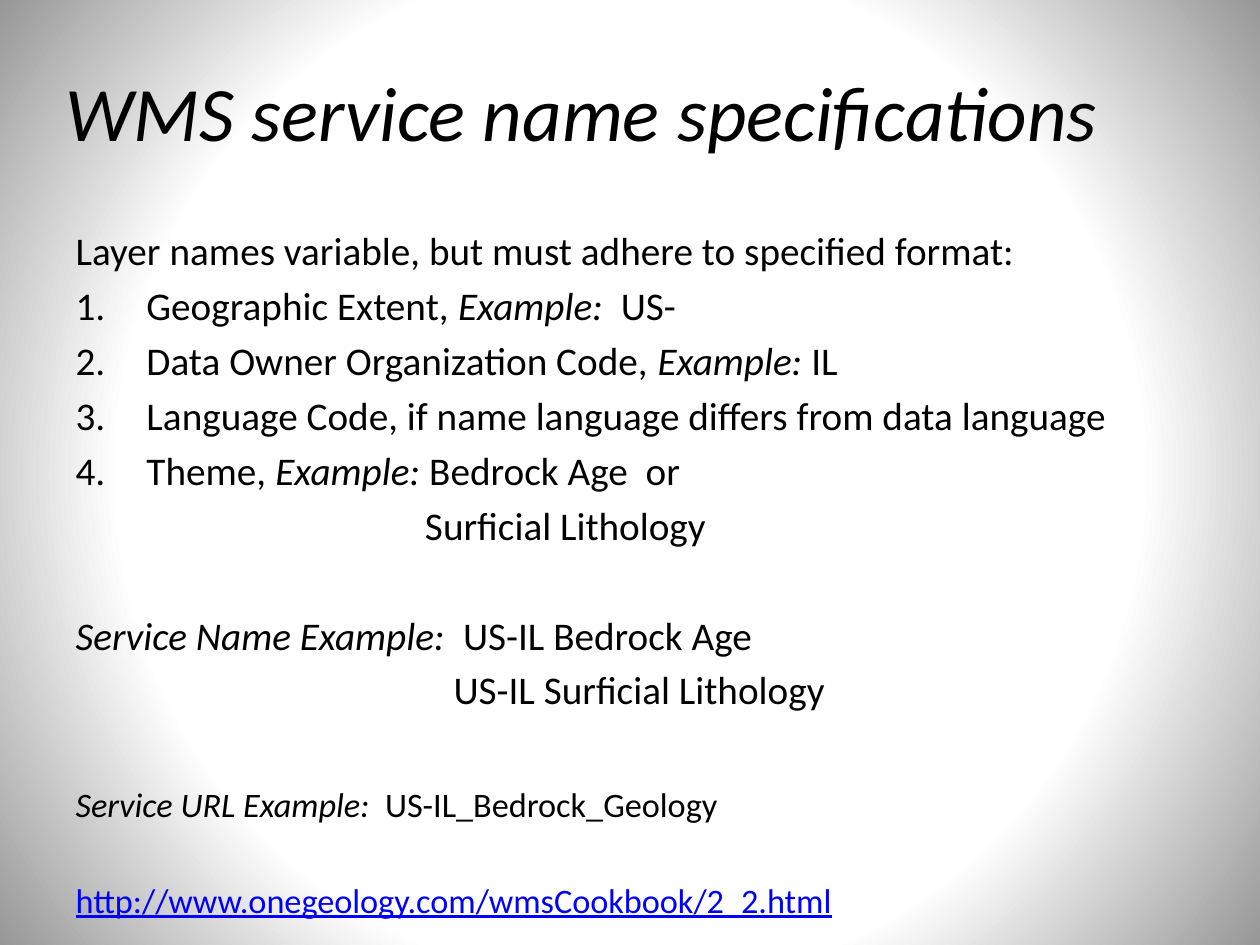
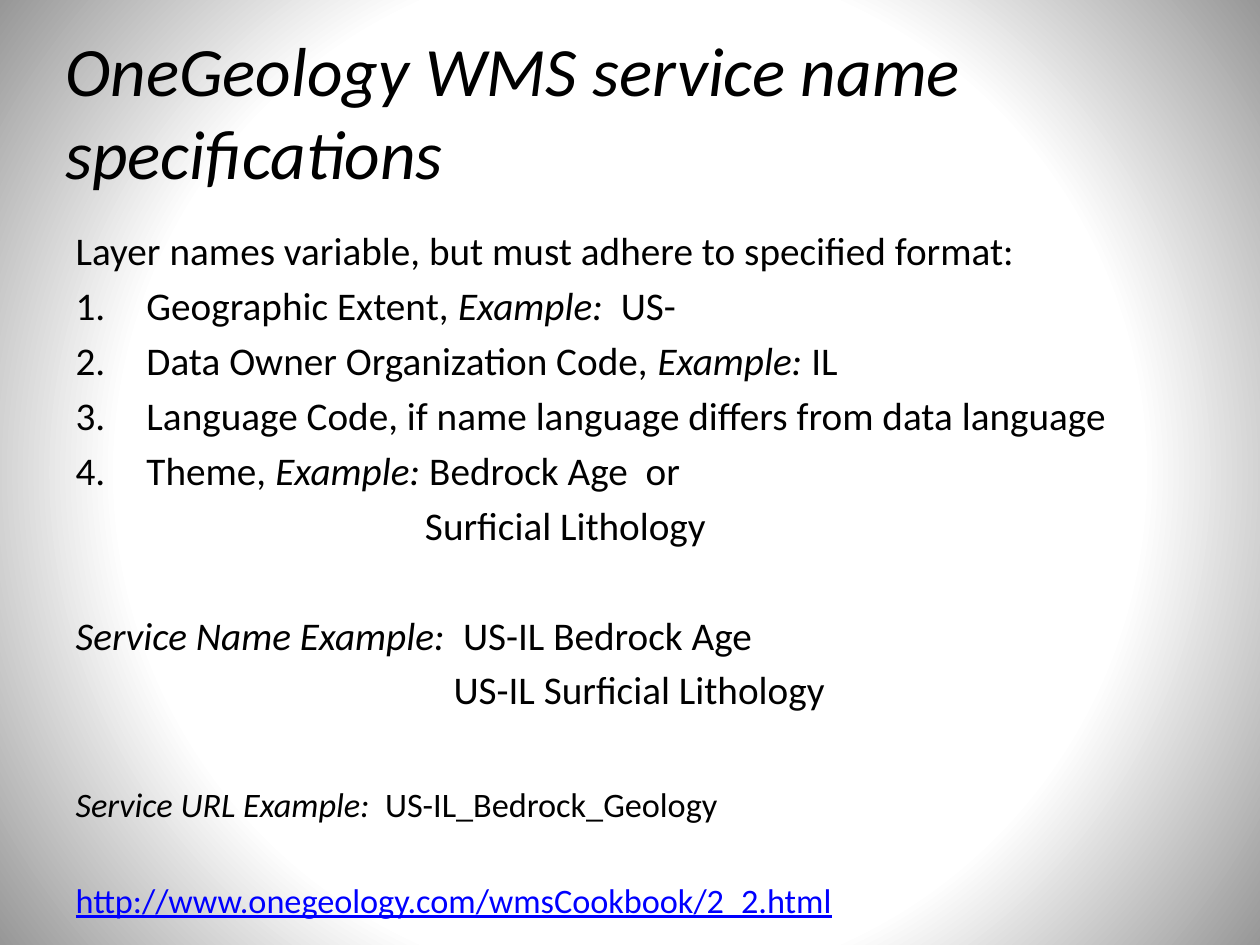
Before and after one commit to usgin/Workshops, a slide deck: slide 6 of OneGeologyWebinar/OneGeology.pptx. Drawn at 1260x945 pixels with LibreOffice and Linux fonts; fonts in the diff are those of the drawing. Boxes give left, top, right and bottom in pixels: in the first picture for what was removed or moved away, otherwise in the second. Text is boxed around its words. In the diff, an @@ line names an element or a change of style, - is before the commit and + after.

```diff
--- a/OneGeologyWebinar/OneGeology.pptx
+++ b/OneGeologyWebinar/OneGeology.pptx
@@ title at (65, 38, 960, 191): text changed; size 44 to 39.6 pt @@
-WMS service name specifications
+OneGeology WMS service name specifications
```
Also in this commit, not shown: 6 other slides changed.
